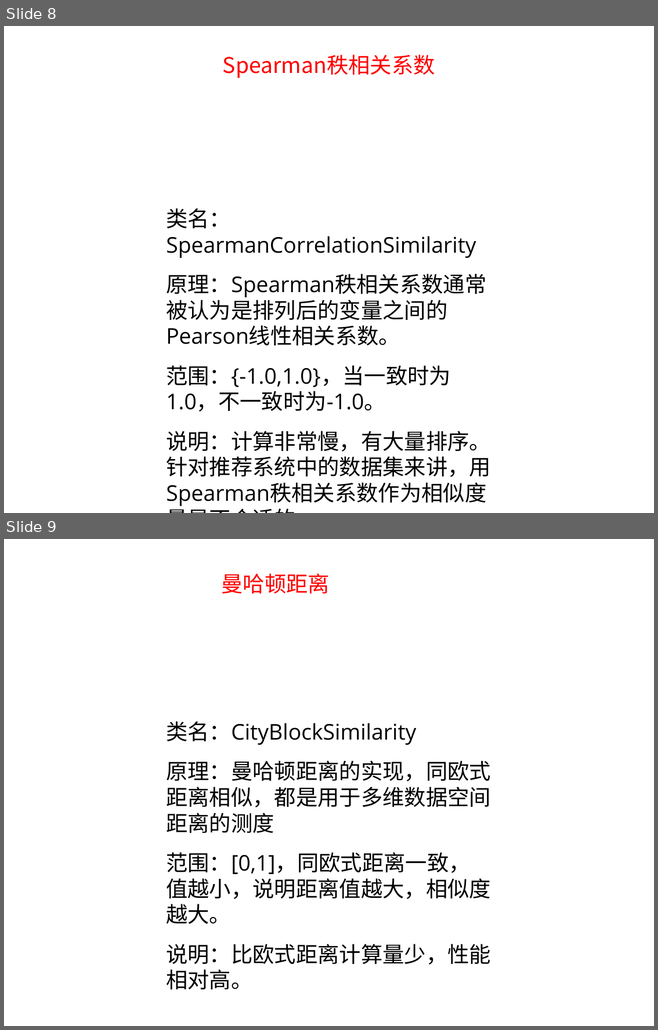
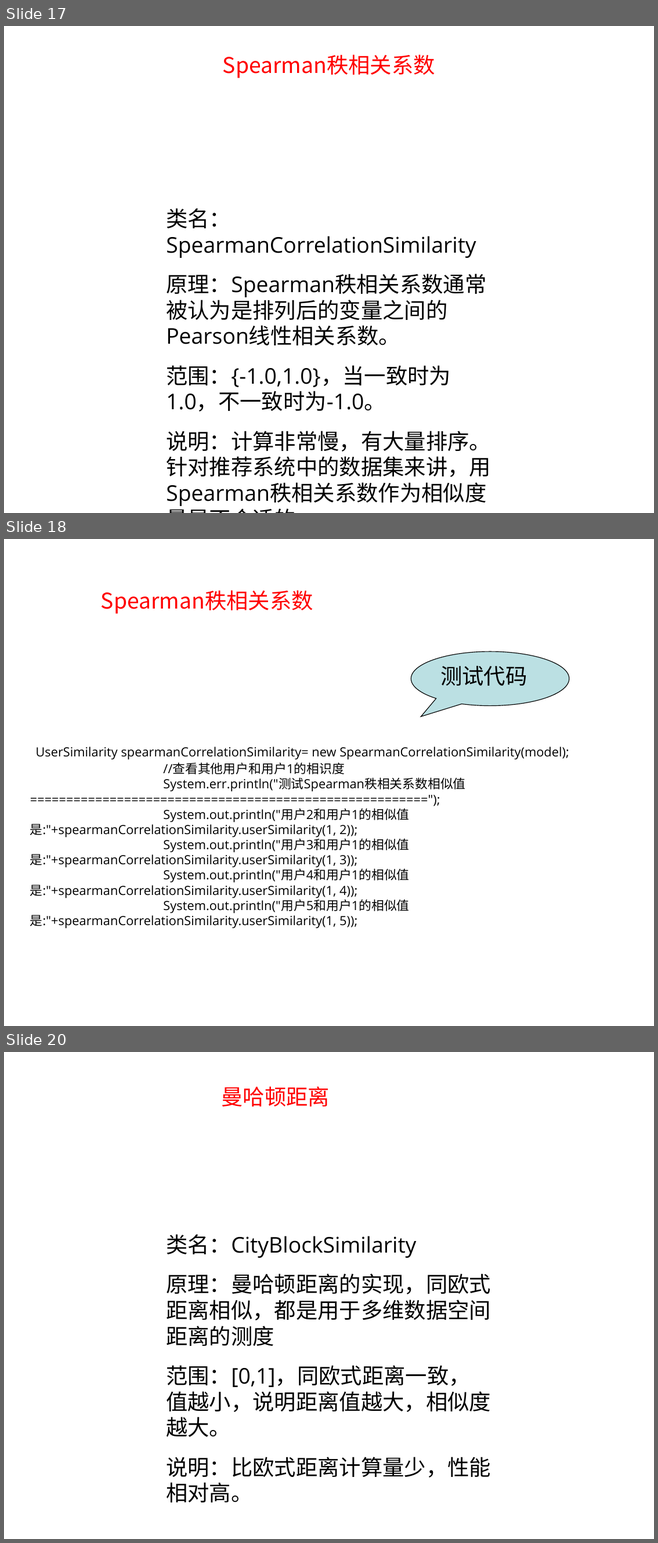
Before and after one commit to tianbaoxing/mahout-nbayes, a slide deck: doc/similarity_measure/similarity_measure.ppt. Shown one above the other, each under a label of ours: slides 8 and 9 before the commit, slides 17, 18 and 20 after it; the slides between them are not shown. The pictures are 658x1030 and 658x1543 pixels, drawn with LibreOffice and Linux fonts; fonts in the diff are those of the drawing. Boxes give left, top, right and bottom in pixels: in the first picture for what was removed or moved away, otherwise in the second. Text is boxed around its words. In the diff, an @@ line names an element or a change of style, - is before the commit and + after.

Commit message:
add some info in similarity_measure.ppt

```diff
--- a/doc/similarity_measure/similarity_measure.ppt
+++ b/doc/similarity_measure/similarity_measure.ppt
@@ slide 18 added at (4,539,654,1026), background #FFFFFF @@
@@ text added at (101,590,313,614), 24 pt, text gradient #FF0000 to #FFCC00 @@
+Spearman秩相关系数
@@ speech bubble added at (411,652,568,706), fill #BBE0E3, outline #000000 0.74 pt, 24 pt, text #000000 @@
+测试代码
@@ text added at (30,747,569,929), 14 pt, text #000000 @@
+UserSimilarity spearmanCorrelationSimilarity= new SpearmanCorrelationSimilarity(model);
+//查看其他用户和用户1的相识度
+System.err.println("测试Spearman秩相关系数相似值=======================================================");
+System.out.println("用户2和用户1的相似值是:"+spearmanCorrelationSimilarity.userSimilarity(1, 2));
+System.out.println("用户3和用户1的相似值是:"+spearmanCorrelationSimilarity.userSimilarity(1, 3));
+System.out.println("用户4和用户1的相似值是:"+spearmanCorrelationSimilarity.userSimilarity(1, 4));
+System.out.println("用户5和用户1的相似值是:"+spearmanCorrelationSimilarity.userSimilarity(1, 5));
@@ what was slide 8 is now slide 17 @@
@@ what was slide 9 is now slide 20 @@
```
Also in this commit, not shown: 3 slides changed, 10 other slides added, 3 slides removed, 2 other files.
